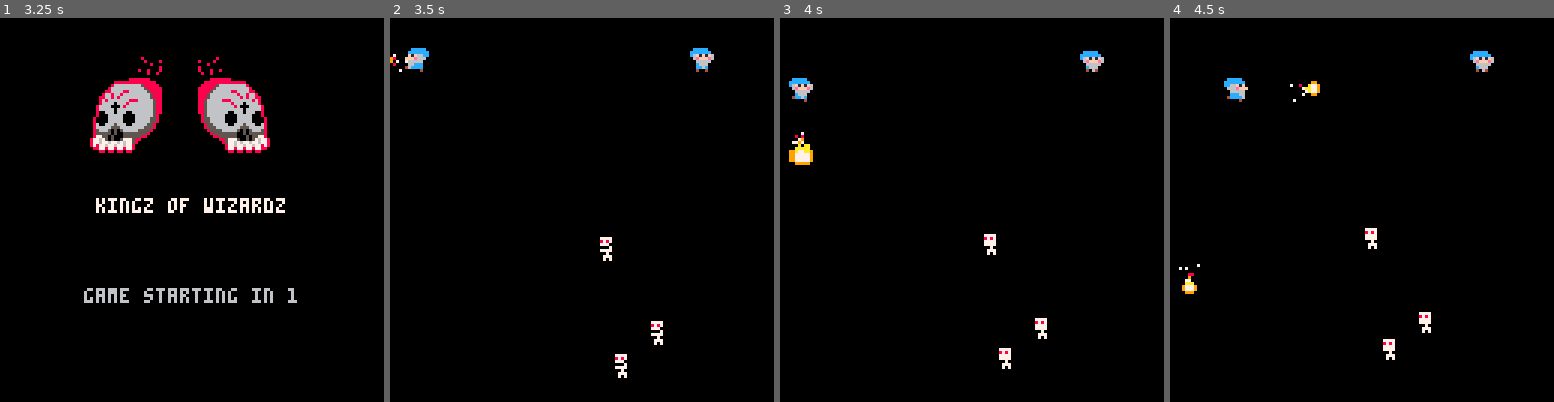
Above: before the commit, frames 1-4 (left to right).
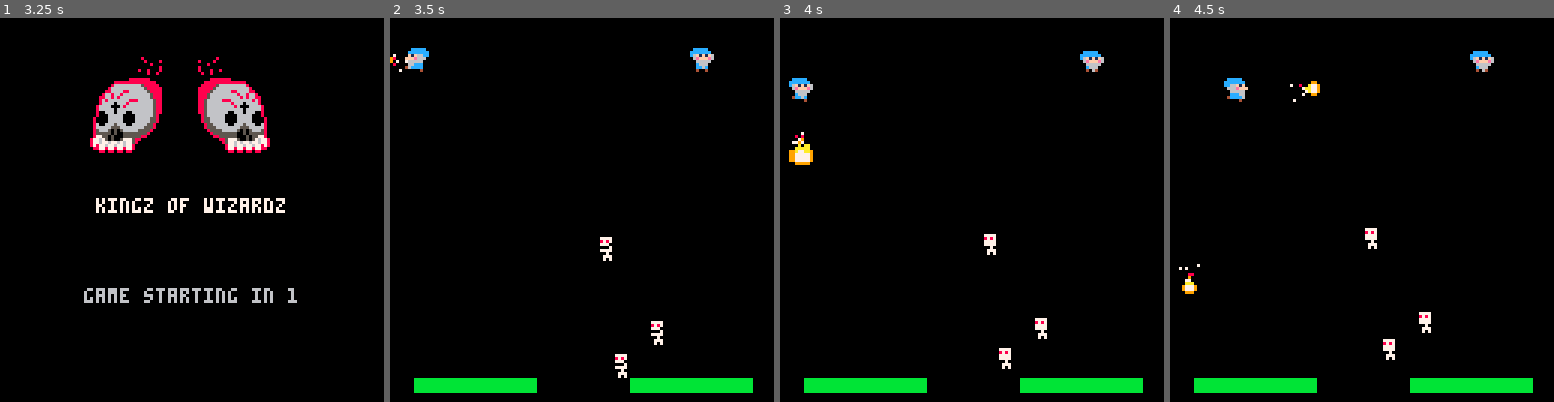
Above: after the commit, the same moments.

Repository: ravertass/wizardkingz
Game: PICO-8 cartridge wizardz.p8
The game is run twice, just before and just after one commit, with the same random seed, the same clock (stepped at 60 frames per second) and the same inputs.
Inputs:
- Up to frame 1 (3.25 s): tap X (X key) at 0.33, 1.07, 1.85, 2.97 s; tap O (Z key) at 0.7, 1.7, 2.1, 2.5, 2.9 s; hold Right 1.6-2.1 s; hold Up 2.15-2.42 s; hold Right 2.47-3.03 s; hold Left from 3.08 s (still down)
- Up to frame 2 (3.5 s): keep holding Left; tap O (Z key) at 3.3 s
- Up to frame 3 (4 s): release Left at 3.58 s; hold Down 3.63-3.97 s; tap O (Z key) at 3.7 s
- Up to frame 4 (4.5 s): hold Right from 4.02 s (still down); tap X (X key) at 4.08 s; tap O (Z key) at 4.1 s

Frame 1 is identical in both runs. In frame 2, 2.5% of the frame differs, in the area x 6-95%, y 93-98%; in frame 3, 2.5%; in frame 4, 2.5%.

Commit message:
Added healthbars

Diff:
--- a/wizardz.p8
+++ b/wizardz.p8
@@ -26,6 +26,7 @@
 pl1_idle = {011, 012}
 
 anim_count = 0
+c_max_health = 100
 
 ---- init ----
 local timers = {}
@@ -60,7 +61,8 @@
       y = 0
     },
     projectile_type = "fireball",
-    did_shoot = false
+    did_shoot = false,
+    health = 100
   }
 end
 
@@ -81,7 +83,8 @@
       y = 0
     },
     projectile_type = "lightning_ball",
-    did_shoot = false
+    did_shoot = false,
+    health = c_max_health
   }
 end
 
@@ -299,7 +302,7 @@
   return timer
 end
 
-function update_timers ()
+function update_timers()
   local t = time()
   local dt = t - startscreen_game_time
   startscreen_game_time = t
@@ -322,7 +325,7 @@
   end
 end
 
-function restart_timer (name, start_paused)
+function restart_timer(name, start_paused)
   local timer = timers[name]
   if (not timer) return
   timer.elapsed = 0
@@ -332,34 +335,40 @@
 ---- draw ----
 
 function _draw()
-  ---- startscreen ----
   if mode == 0 then
-    cls()
-    spr(skull_spr[1], 30, 20, 4, 4)
-    spr(skull_spr[1], 66, 20, 4, 4, true, false)
-    spr(skull_fx_sprs[skull_fx_index], 46, 12, 1, 1)
-    spr(skull_fx_sprs[skull_fx_index], 66, 12, 1, 1, true, false)
-    skull_fx_index += 1
-    if skull_fx_index > 3 then
-      skull_fx_index = 1
-    end
-    print("kingz of wizardz", 32, 60, 7)
-    if startscreen_game_timer_exists then
-      print("game starting in "..tostr(ceil(c_startscreen_timer_countdown_start - timers[c_startscreen_timer].elapsed)), 28, 90, 6)
-    else
-      print("press x to start", 32, 90, 6)
-    end
-  end
-  ---- gamescreen ----
-  if mode == 1 then
-    cls()
-    draw_entity(pl1)
-    draw_entity(pl2)
-    foreach(skeltals, draw_entity)
-    foreach(skeltals, skeltal_chew)
-    foreach(projectiles, draw_entity)
-    foreach(projectiles, update_projectile_spr)
-  end
+    draw_startscreen()
+  elseif mode == 1 then
+    draw_gamescreen()
+  end
+end
+
+function draw_startscreen()
+  cls()
+  spr(skull_spr[1], 30, 20, 4, 4)
+  spr(skull_spr[1], 66, 20, 4, 4, true, false)
+  spr(skull_fx_sprs[skull_fx_index], 46, 12, 1, 1)
+  spr(skull_fx_sprs[skull_fx_index], 66, 12, 1, 1, true, false)
+  skull_fx_index += 1
+  if skull_fx_index > 3 then
+    skull_fx_index = 1
+  end
+  print("kingz of wizardz", 32, 60, 7)
+  if startscreen_game_timer_exists then
+    print("game starting in "..tostr(ceil(c_startscreen_timer_countdown_start - timers[c_startscreen_timer].elapsed)), 28, 90, 6)
+  else
+    print("press x to start", 32, 90, 6)
+  end
+end
+
+function draw_gamescreen()
+  cls()
+  draw_entity(pl1)
+  draw_entity(pl2)
+  foreach(skeltals, draw_entity)
+  foreach(skeltals, skeltal_chew)
+  foreach(projectiles, draw_entity)
+  foreach(projectiles, update_projectile_spr)
+  draw_healthbars()
 end
 
 function skeltal_chew(e)
@@ -481,6 +490,26 @@
   pset(x, y, 7)
 end
 
+function draw_healthbars()
+  draw_healthbar(pl1, 8)
+  draw_healthbar(pl2, 80)
+end
+
+function draw_healthbar(pl, x)
+  local col = healthbar_color(pl.health)
+  local x_end = x + (pl.health/c_max_health)*40
+  rectfill(x, 120, x_end, 124, col)
+end
+
+function healthbar_color(health)
+  if health > ((2*c_max_health)/3) then
+   return 11
+  elseif health > (c_max_health/3) then
+   return 10
+  else
+   return 8
+  end
+end
 __gfx__
 0000000000000000000000000000000000000000000000000000000000000000000000000ccccc000ccccc000ccccc00000000000ccccc000ccccc0000000000
 000000000808000000000000000000000000000000000000000000000000000000000000ccccccc0ccccccc0ccccccc00ccccc00ccccccc0ccccccc000000000
